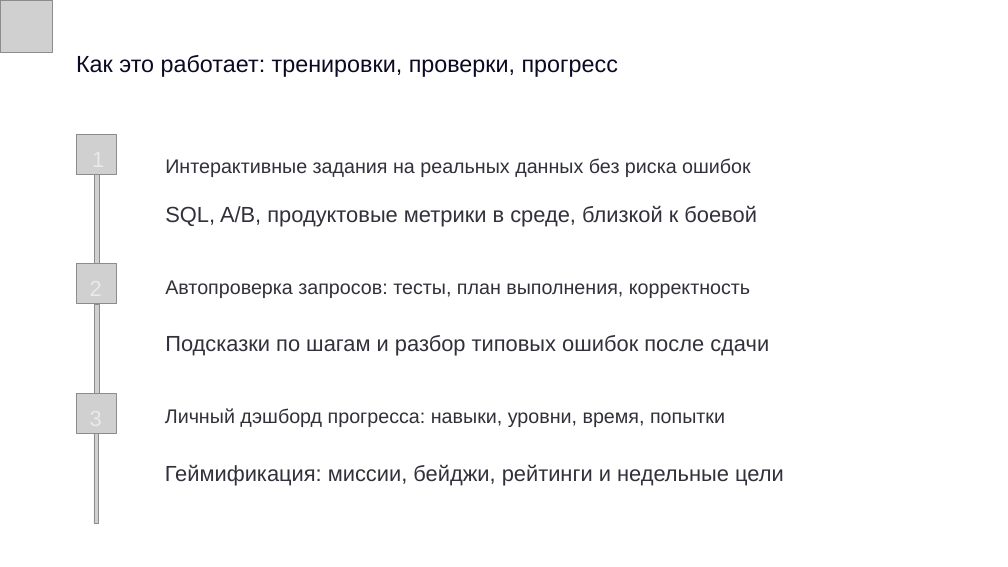
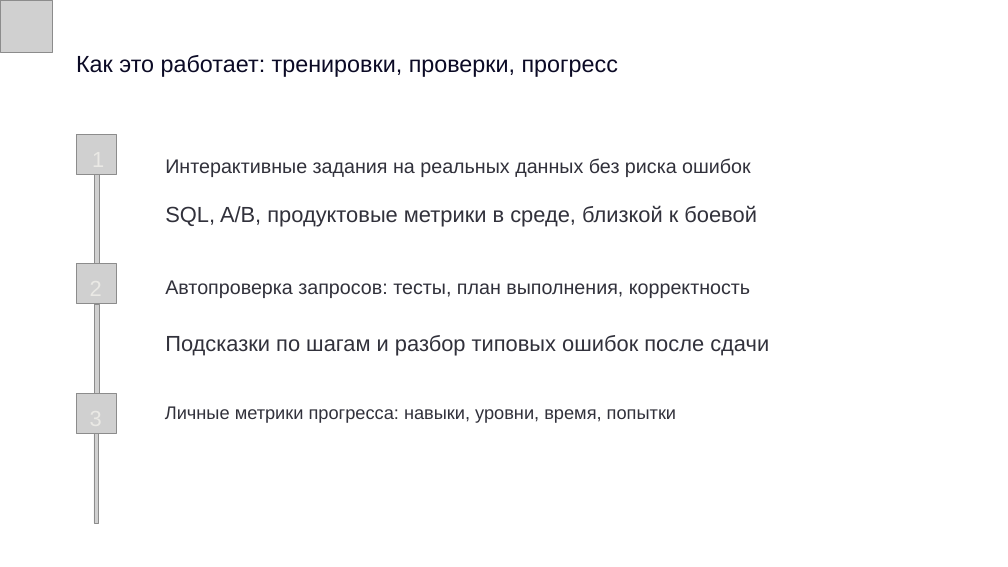
Before and after one commit to AbyanovDamir/analytics-trainer, a slide deck: slide 3 of present.pptx. Drawn at 1008x567 pixels with LibreOffice and Linux fonts; fonts in the diff are those of the drawing; grey boxes stand for pictures; background and template pictures are left out. Boxes give left, top, right and bottom in pixels: in the first picture for what was removed or moved away, otherwise in the second. Text is boxed around its words. In the diff, an @@ line names an element or a change of style, - is before the commit and + after.

```diff
--- a/present.pptx
+++ b/present.pptx
@@ text at [165, 406, 676, 423]: text changed; size 27 to 25 pt @@
-Личный дэшборд прогресса: навыки, уровни, время, попытки
+Личные метрики прогресса: навыки, уровни, время, попытки
@@ text removed at [165, 464, 784, 486] @@
-Геймификация: миссии, бейджи, рейтинги и недельные цели
```
Also in this commit, not shown: 1 other file.
